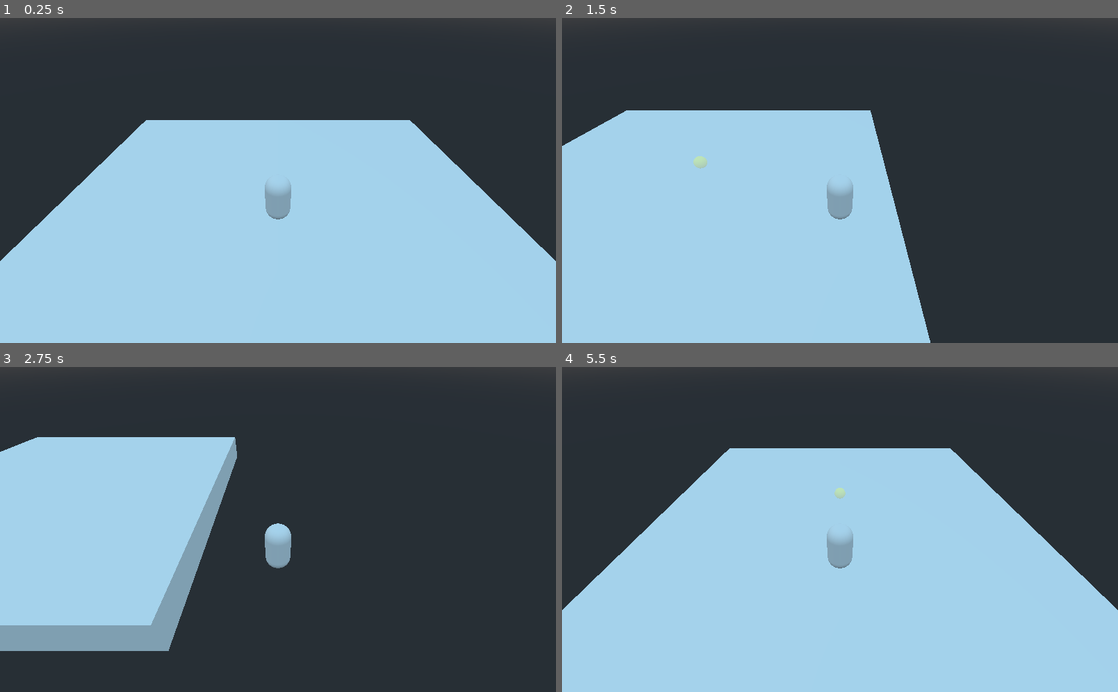
Above: before the commit, frames 1-4 (two rows, left to right).
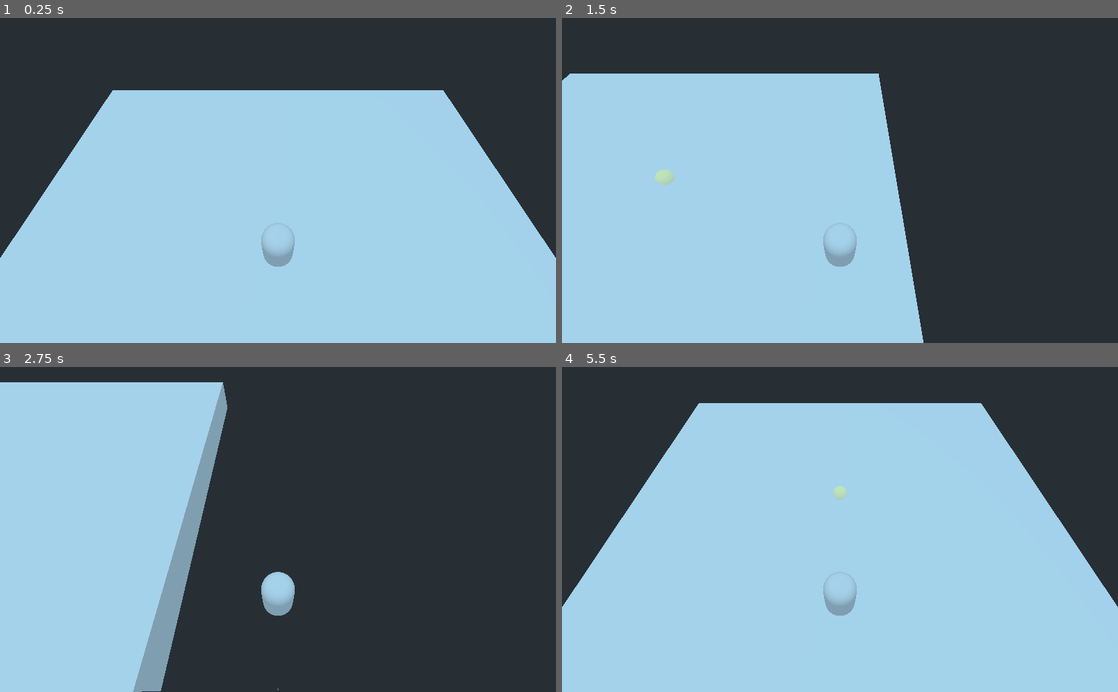
Above: after the commit, the same moments.

Repository: avinanick/WizardArenaGame
Game: Godot game, scene res://Arenas/ArenaGround.tscn
The game is run twice, just before and just after one commit, with the same random seed, the same clock (stepped at 60 frames per second) and the same inputs. The project has no main scene, so this scene is started directly.
Inputs (mouse positions are in pixels of both pictures, inside the frame that each line leads up to):
- Up to frame 1 (0.25 s): no input
- Up to frame 2 (1.5 s): tap Enter at 0.5 s; move the mouse to (962, 164) at 0.52 s; hold D (move_right) 0.53-1.28 s; tap 1 (cast_spell_one) at 0.6 s; move the mouse to (728, 196) at 1.27 s; hold S (move_down) from 1.28 s (still down); tap 3 (cast_spell_three) at 1.35 s
- Up to frame 3 (2.75 s): move the mouse to (333, 458) at 2.02 s; release S (move_down) at 2.03 s; hold D (move_right) from 2.03 s (still down); tap 2 (cast_spell_two) at 2.1 s
- Up to frame 4 (5.5 s): move the mouse to (812, 594) at 2.77 s; release D (move_right) at 2.78 s; hold W (move_up) 2.78-3.53 s; tap one key every 0.75 s from 2.85 s: 1 (cast_spell_one) 3 (cast_spell_three) 2 (cast_spell_two) 1 (cast_spell_one); move the mouse to (1006, 578) at 3.52 s; hold A (move_left) 3.53-5.03 s; move the mouse to (673, 480) at 4.27 s; move the mouse to (867, 529) at 5.02 s; hold S (move_down) from 5.03 s (still down)

The runs differ from the first frame. In frame 1, 11% of the frame differs, in the area x 0-100%, y 22-77%; in frame 2, 8.8%; in frame 3, 16%, in the area x 0-53%, y 4-100%; in frame 4, 14%.

Commit message:
Changed the camera position to give a more overhead view.

Diff:
--- a/Components/ControlComponent.tscn
+++ b/Components/ControlComponent.tscn
@@ -3,9 +3,8 @@
 [ext_resource path="res://Components/Component.tscn" type="PackedScene" id=1]
 [ext_resource path="res://Components/ControlComponent.gd" type="Script" id=2]
 
-
 [node name="ControlComponent" instance=ExtResource( 1 )]
 script = ExtResource( 2 )
 
 [node name="Camera" type="Camera" parent="." index="0"]
-transform = Transform( -1.62921e-07, 0.62932, -0.777146, 0, 0.777146, 0.62932, 1, 1.02529e-07, -1.26613e-07, -6.6, 6.2, 0 )
+transform = Transform( -1.56271e-07, 0.823394, -0.56747, 4.60703e-08, 0.56747, 0.823394, 1, 1.02529e-07, -1.26613e-07, -2.442, 7.152, 0 )
